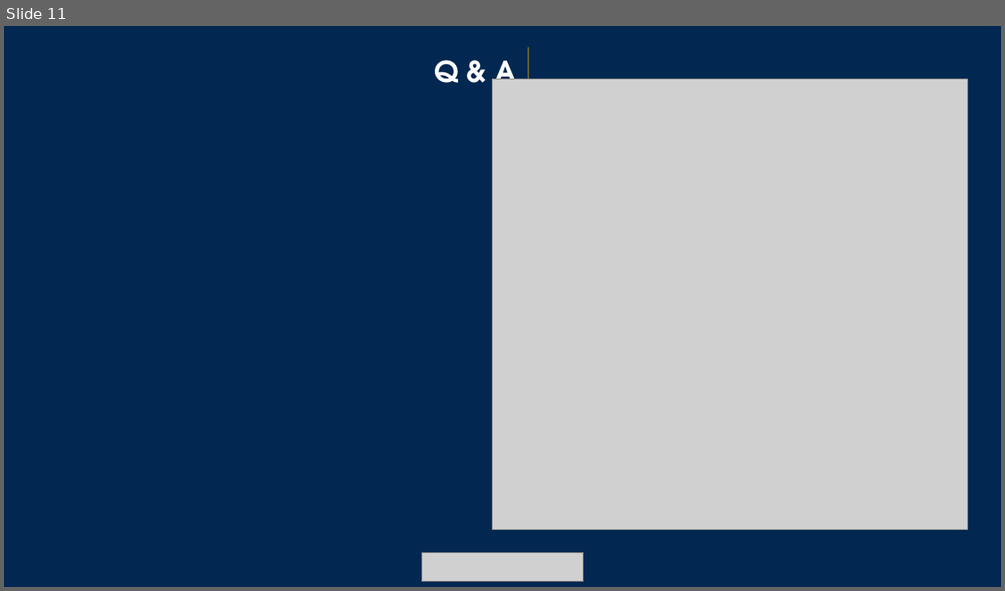
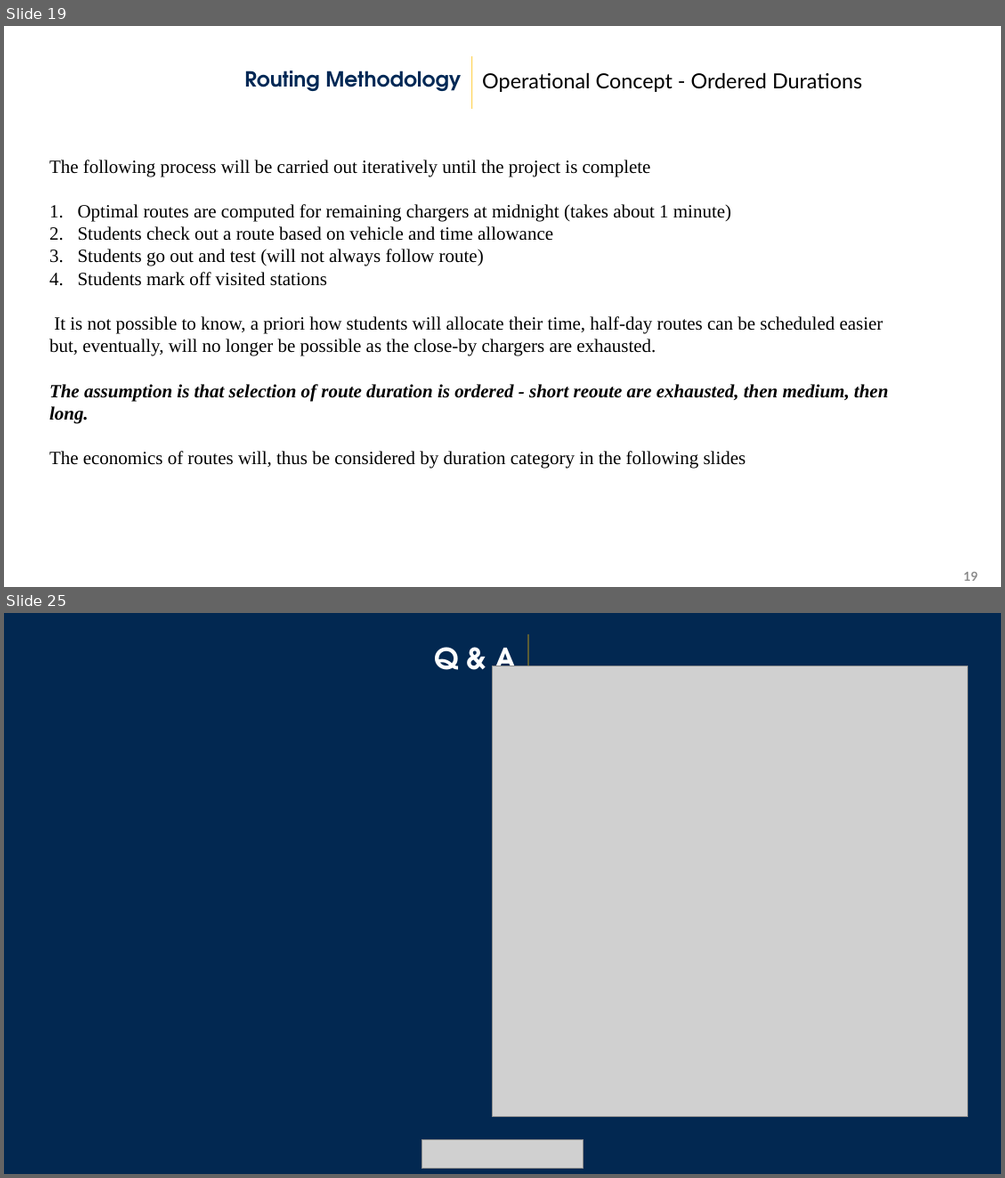
Before and after one commit to airabino/electric_vrp, a slide deck: 02_07_24.pptx. Shown one above the other, each under a label of ours: slide 11 before the commit, slides 19 and 25 after it; the slides between them are not shown. The pictures are 1005x591 and 1005x1178 pixels, drawn with LibreOffice and Linux fonts; fonts in the diff are those of the drawing; grey boxes stand for pictures; background and template pictures are left out. Boxes give left, top, right and bottom in pixels: in the first picture for what was removed or moved away, otherwise in the second. Text is boxed around its words. In the diff, an @@ line names an element or a change of style, - is before the commit and + after.

```diff
--- a/02_07_24.pptx
+++ b/02_07_24.pptx
@@ slide 19 added at bbox=[4, 26, 1001, 587], background picture (left out) @@
@@ text added at bbox=[244, 70, 461, 91], 20 pt, text #002855, bold @@
+Routing Methodology
@@ rectangle added at bbox=[472, 56, 472, 109], fill #FFBF00 @@
@@ text added at bbox=[482, 72, 862, 92], 20 pt, text #000000 @@
+Operational Concept - Ordered Durations
@@ text added at bbox=[49, 160, 888, 468], 18 pt, text #000000 @@
+The following process will be carried out iteratively until the project is complete
+1. Optimal routes are computed for remaining chargers at midnight (takes about 1 minute)
+2. Students check out a route based on vehicle and time allowance
+3. Students go out and test (will not always follow route)
+4. Students mark off visited stations
+It is not possible to know, a priori how students will allocate their time, half-day routes can be scheduled easier but, eventually, will no longer be possible as the close-by chargers are exhausted.
+The assumption is that selection of route duration is ordered - short reoute are exhausted, then medium, then long.
+The economics of routes will, thus be considered by duration category in the following slides
@@ page number added at bbox=[963, 572, 978, 580], 12 pt, text #8C8C8C, bold @@
+19
@@ what was slide 11 is now slide 25 @@
```
Also in this commit, not shown: 7 slides changed, 13 other slides added, 21 other files.
